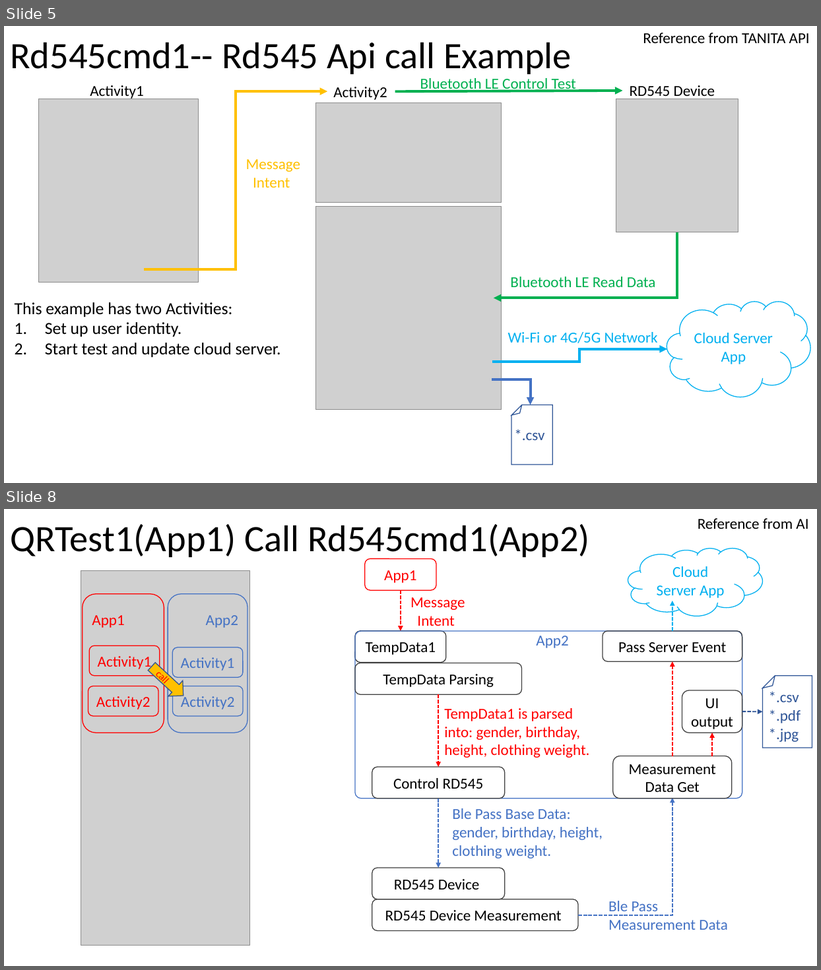
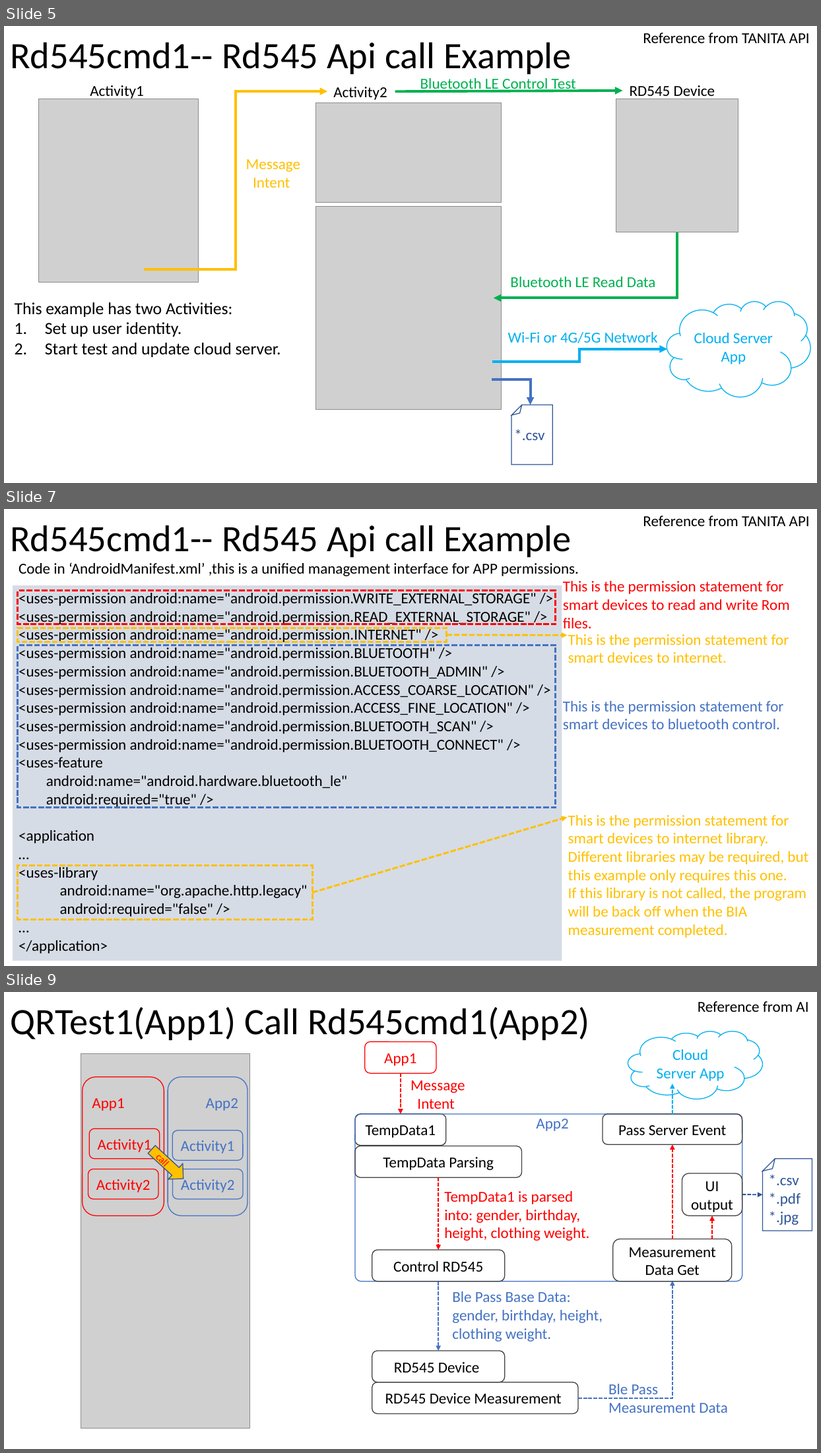
Before and after one commit to Chen-Wi-Ki/QRcode_RD545_System, a slide deck: Teach.pptx. Shown one above the other, each under a label of ours: slides 5 and 8 before the commit, slides 5, 7 and 9 after it; the slides between them are not shown. The pictures are 821x970 and 821x1453 pixels, drawn with LibreOffice and Linux fonts; fonts in the diff are those of the drawing; grey boxes stand for pictures. Boxes give left, top, right and bottom in pixels: in the first picture for what was removed or moved away, otherwise in the second. Text is boxed around its words. In the diff, an @@ line names an element or a change of style, - is before the commit and + after.

```diff
--- a/Teach.pptx
+++ b/Teach.pptx
@@ slide 7 added at bbox=[4, 509, 817, 966], background #FFFFFF @@
@@ title added at bbox=[10, 525, 572, 557], 44 pt, text #000000 @@
+Rd545cmd1-- Rd545 Api call Example
@@ text added at bbox=[643, 516, 810, 526], 18 pt, text #000000 @@
+Reference from TANITA API
@@ text added at bbox=[19, 562, 579, 576], 18 pt, text #000000 @@
+Code in ‘AndroidManifest.xml’ ,this is a unified management interface for APP permissions.
@@ rectangle added at bbox=[13, 586, 562, 961], fill #D6DCE5, 18 pt, text #000000 @@
+<uses-permission android:name="android.permission.WRITE_EXTERNAL_STORAGE" />
+<uses-permission android:name="android.permission.READ_EXTERNAL_STORAGE" />
+<uses-permission android:name="android.permission.INTERNET" />
+<uses-permission android:name="android.permission.BLUETOOTH" />
+<uses-permission android:name="android.permission.BLUETOOTH_ADMIN" />
+<uses-permission android:name="android.permission.ACCESS_COARSE_LOCATION" />
+<uses-permission android:name="android.permission.ACCESS_FINE_LOCATION" />
+<uses-permission android:name="android.permission.BLUETOOTH_SCAN" />
+<uses-permission android:name="android.permission.BLUETOOTH_CONNECT" />
+<uses-feature
+android:name="android.hardware.bluetooth_le"
+android:required="true" />
+<application
+…
+<uses-library
+android:name="org.apache.http.legacy"
+android:required="false" />
+…
+</application>
@@ text added at bbox=[563, 581, 790, 628], 18 pt, text #FF0000 @@
+This is the permission statement for smart devices to read and write Rom files.
@@ rectangle added at bbox=[18, 591, 556, 625], outline #FF0000 2.25 pt dashed @@
@@ rectangle added at bbox=[18, 646, 556, 808], outline #4472C4 2.25 pt dashed @@
@@ rectangle added at bbox=[18, 628, 447, 642], outline #FFC000 2.25 pt dashed @@
@@ arrow added from (446, 635) to (568, 635), #FFC000 2.25 pt dashed @@
@@ text added at bbox=[568, 634, 789, 663], 18 pt, text #FFC000 @@
+This is the permission statement for smart devices to internet.
@@ text added at bbox=[563, 701, 784, 729], 18 pt, text #4472C4 @@
+This is the permission statement for smart devices to bluetooth control.
@@ arrow added from (313, 892) to (568, 818), #FFC000 2.25 pt dashed @@
@@ text added at bbox=[568, 815, 809, 938], 18 pt, text #FFC000 @@
+This is the permission statement for smart devices to internet library.
+Different libraries may be required, but this example only requires this one.
+If this library is not called, the program will be back off when the BIA measurement completed.
@@ rectangle added at bbox=[18, 866, 313, 920], outline #FFC000 2.25 pt dashed @@
@@ what was slide 8 is now slide 9 @@
```
Also in this commit, not shown: 2 slides changed, 3 other files.
